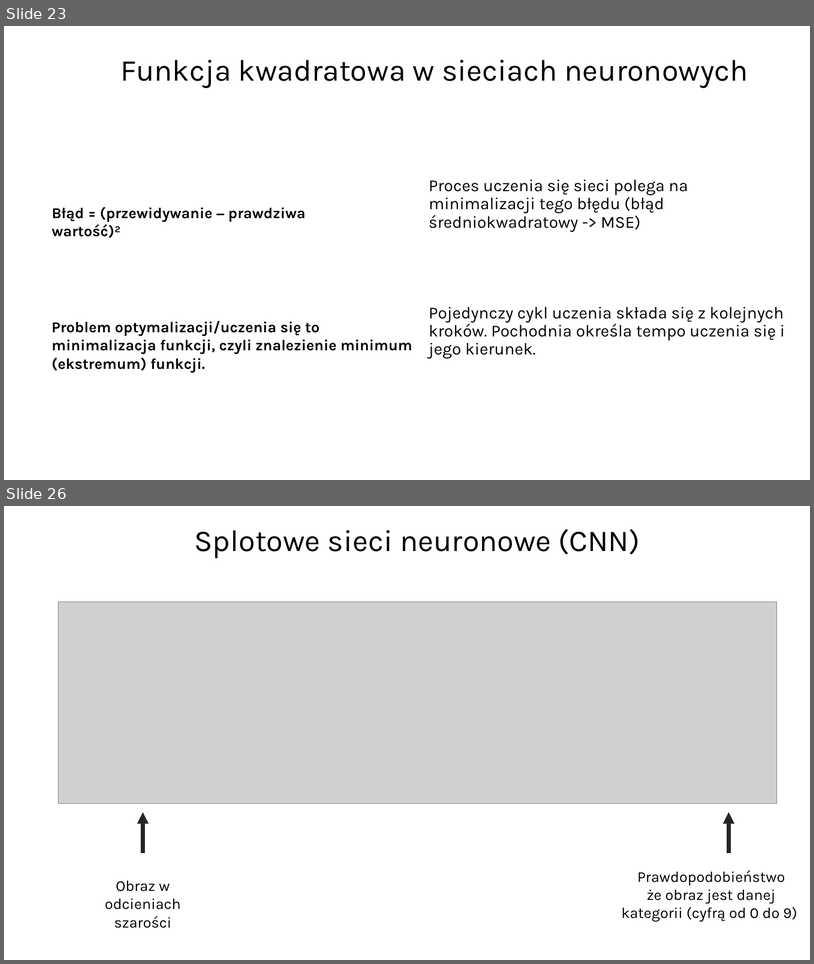
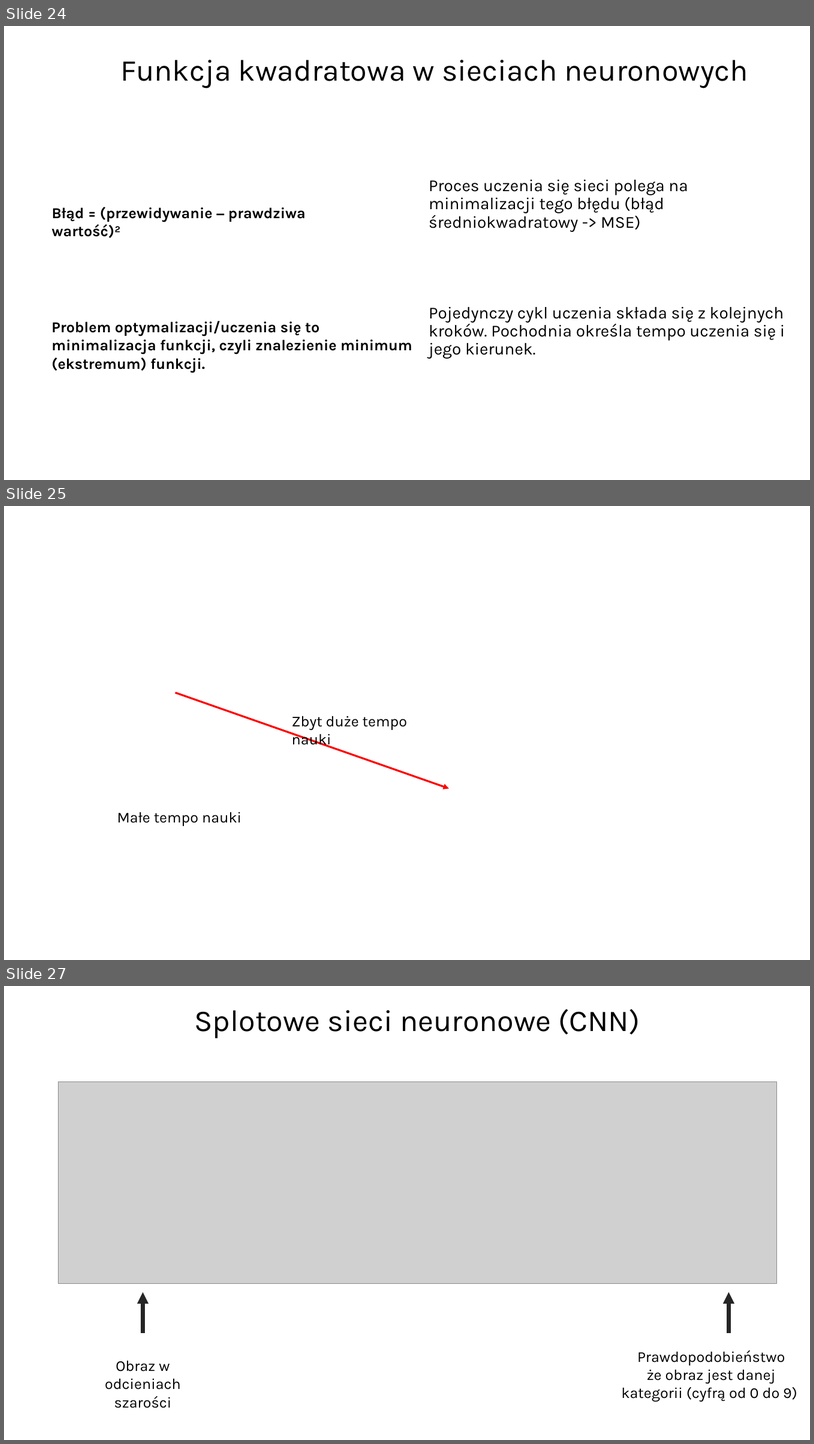
Before and after one commit to zizu1985/Dubois_UczenieMaszynowe_SieciNeuronowe, a slide deck: Uczenie_Maszynowe_Koszalin.pptx. Shown one above the other, each under a label of ours: slides 23 and 26 before the commit, slides 24, 25 and 27 after it; the slides between them are not shown. The pictures are 814x964 and 814x1444 pixels, drawn with LibreOffice and Linux fonts; fonts in the diff are those of the drawing; grey boxes stand for pictures; background and template pictures are left out. Boxes give left, top, right and bottom in pixels: in the first picture for what was removed or moved away, otherwise in the second. Text is boxed around its words. In the diff, an @@ line names an element or a change of style, - is before the commit and + after.

```diff
--- a/Uczenie_Maszynowe_Koszalin.pptx
+++ b/Uczenie_Maszynowe_Koszalin.pptx
@@ slide 25 added at bbox=[4, 506, 810, 960], background picture (left out) @@
@@ arrow added from (175, 693) to (449, 789), #FF0000 2.25 pt @@
@@ text added at bbox=[292, 715, 407, 748], 18 pt, text #000000 @@
+Zbyt duże tempo nauki
@@ text added at bbox=[117, 811, 242, 826], 18 pt, text #000000 @@
+Małe tempo nauki
@@ what was slide 23 is now slide 24 @@
@@ what was slide 26 is now slide 27 @@
```
Also in this commit, not shown: 3 slides changed, 2 other slides added, 1 slide removed, 3 other files.
